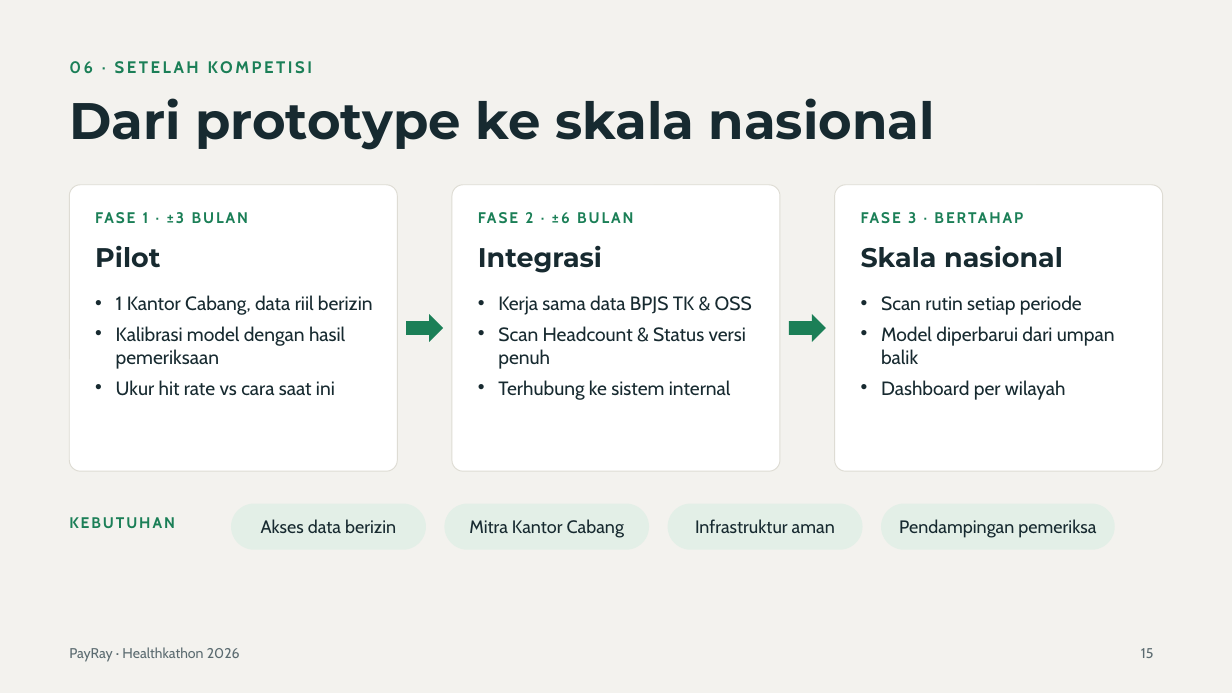
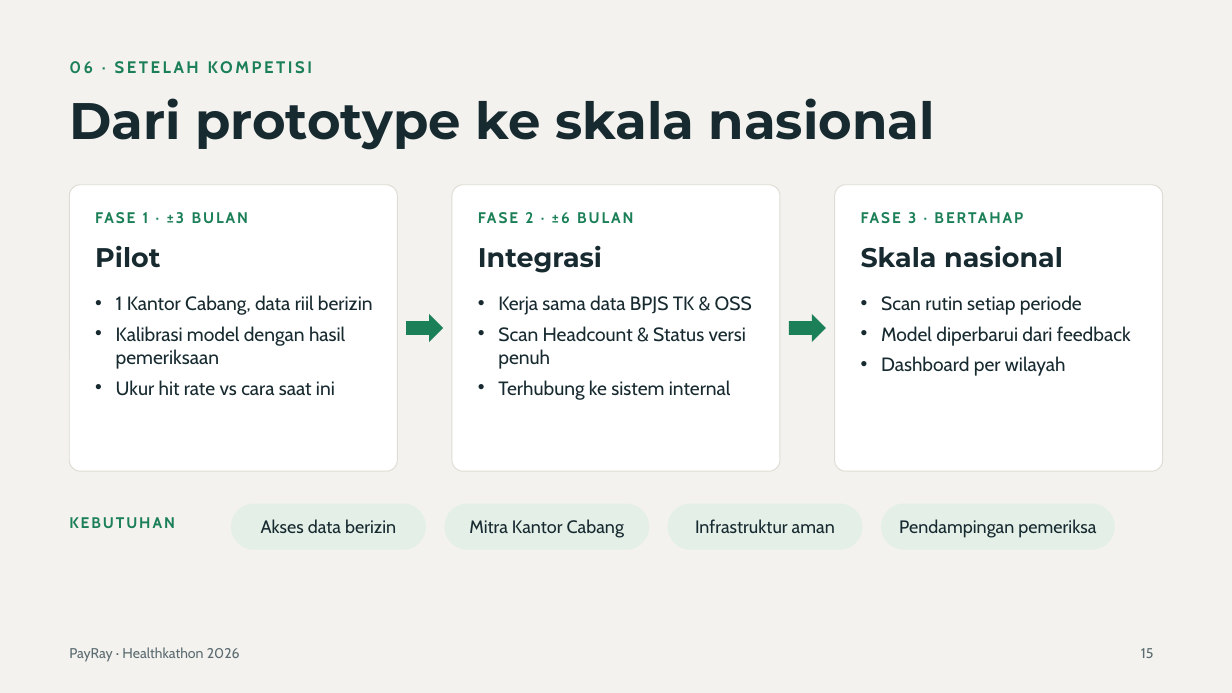
Before and after one commit to karuqii9704/healthkathon-bpjs, a slide deck: slide 15 of docs/deck/PayRay_Healthkathon2026_revisi.pptx. Drawn at 1232x693 pixels with LibreOffice and Linux fonts; fonts in the diff are those of the drawing. Boxes give left, top, right and bottom in pixels: in the first picture for what was removed or moved away, otherwise in the second. Text is boxed around its words. In the diff, an @@ line names an element or a change of style, - is before the commit and + after.

```diff
--- a/docs/deck/PayRay_Healthkathon2026_revisi.pptx
+++ b/docs/deck/PayRay_Healthkathon2026_revisi.pptx
@@ text at [881, 326, 1131, 346]: text changed @@
-• Model diperbarui dari umpan balik
+• Model diperbarui dari feedback
```
Also in this commit, not shown: 4 other slides changed, 5 other files.
